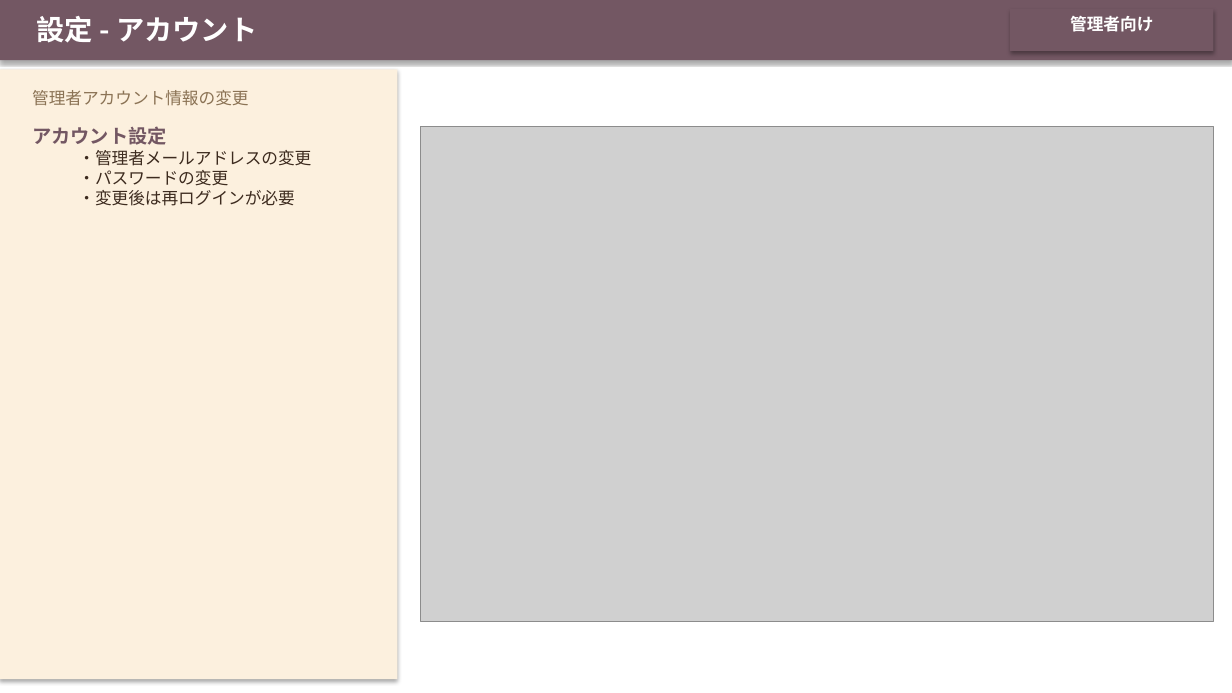
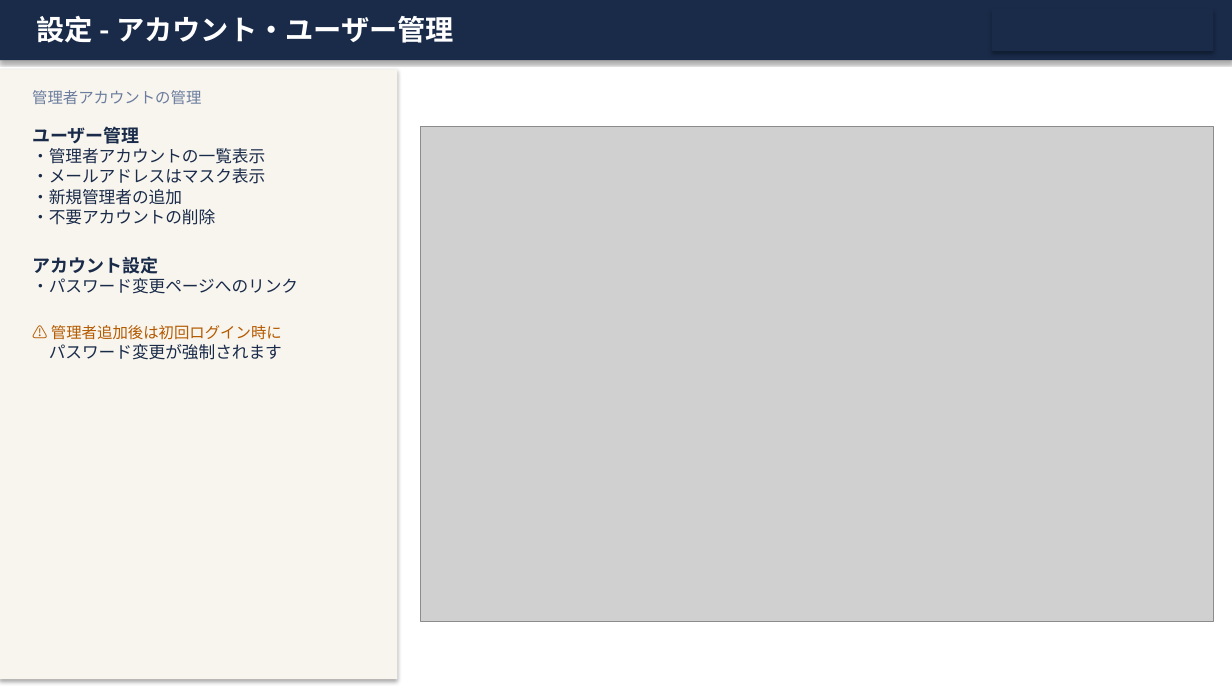
Before and after one commit to Kojinius/fukumoto-reservation, a slide deck: slide 20 of documents/manuals/OnlineAppointSystem_ユーザーマニュアル.pptx (slide 19 before the commit). Drawn at 1232x693 pixels with LibreOffice and Linux fonts; fonts in the diff are those of the drawing; grey boxes stand for pictures. Boxes give left, top, right and bottom in pixels: in the first picture for what was removed or moved away, otherwise in the second. Text is boxed around its words. In the diff, an @@ line names an element or a change of style, - is before the commit and + after.

```diff
--- a/documents/manuals/OnlineAppointSystem_ユーザーマニュアル.pptx
+++ b/documents/manuals/OnlineAppointSystem_ユーザーマニュアル.pptx
@@ rectangle at (0,0,1232,60): fill #735763 to #1A2B4A @@
@@ text at (37,16,454,43): text changed @@
-設定 - アカウント
+設定 - アカウント・ユーザー管理
@@ rectangle at (992,9,1214,51): fill #735763 to #1A2B4A @@
@@ rectangle: place and size @@
-rectangle at (1010,9,1214,51)
+rectangle at (992,9,1214,51)
@@ text removed at (1070,16,1153,32) @@
-管理者向け
@@ rectangle at (0,69,397,679): fill #FCF0DE to #F8F5EE @@
@@ text at (32,90,201,104): text changed; size 13 to 12 pt; text colour #8B7355 to #6B7C9E @@
-管理者アカウント情報の変更
+管理者アカウントの管理
@@ text at (32,126,265,225): paragraphs added @@
+ユーザー管理
+・管理者アカウントの一覧表示
+・メールアドレスはマスク表示
+・新規管理者の追加
+・不要アカウントの削除
@@ text at (32,256,158,274): size 15 to 14 pt, text colour #735763 to #1A2B4A in "アカウント設定" @@
@@ text at (32,278,298,360): text changed; text colour #3D2B1F to #1A2B4A @@
-  ・管理者メールアドレスの変更
-  ・パスワードの変更
-  ・変更後は再ログインが必要
+・パスワード変更ページへのリンク
+⚠ 管理者追加後は初回ログイン時に
+パスワード変更が強制されます
```
Also in this commit, not shown: 20 other slides changed, 2 slides added, 1 slide removed, 5 other files.
